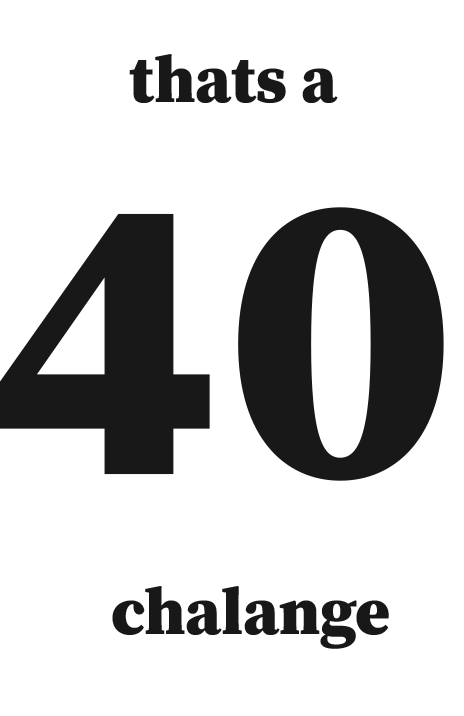
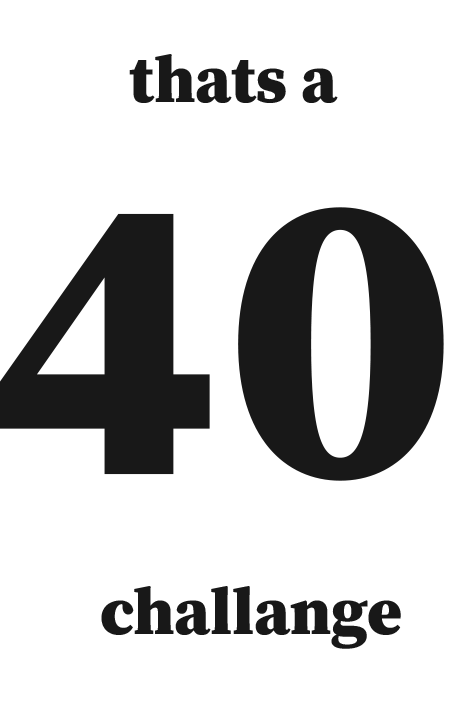
Two versions of the same layered image (464x716). Layer-by-layer changes:
renamed "chalange" to "challange", painted on it over [101, 586, 401, 649]
